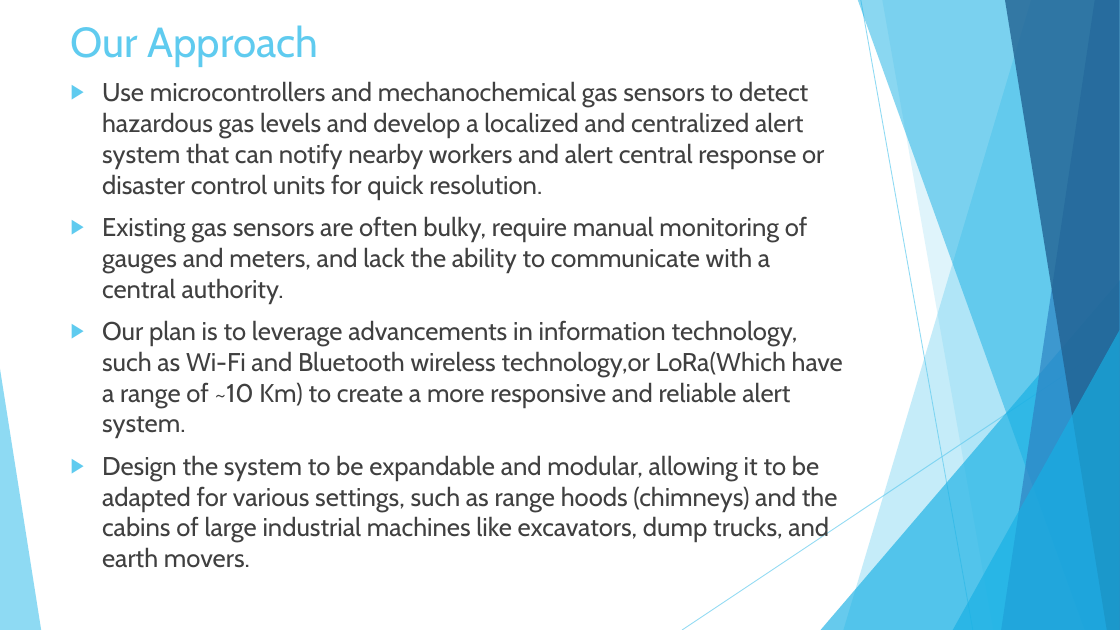
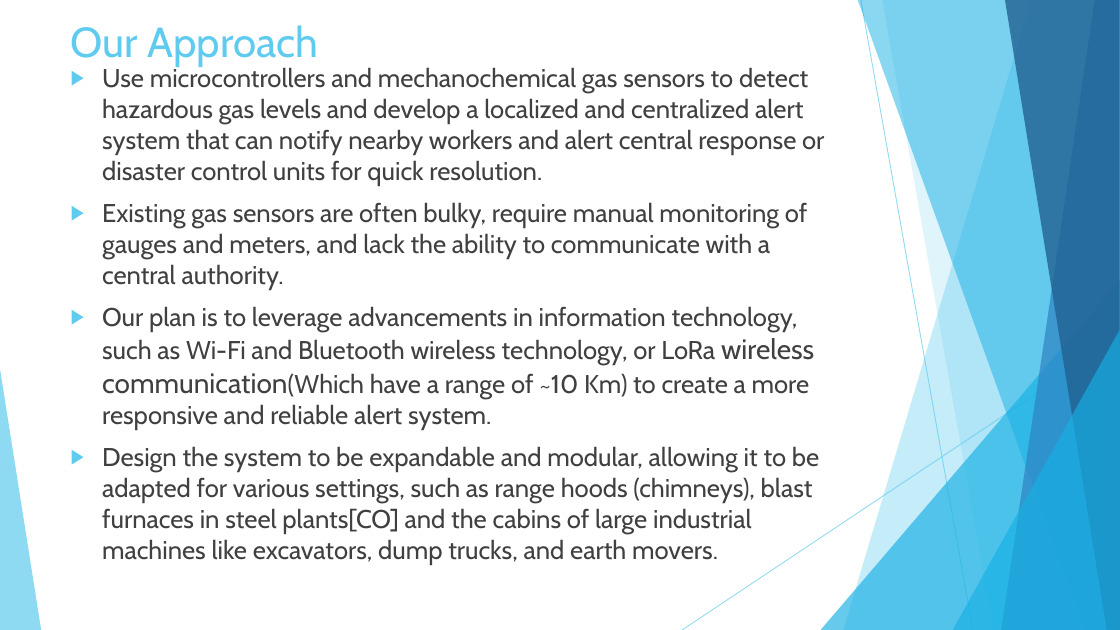
Before and after one commit to neeraj-r-rugi/Gas-Detector-using-MQ-2, a slide deck: slide 7 of Hazardous Gas Detection and Alarm System (GDAS).pptx. Drawn at 1120x630 pixels with LibreOffice and Linux fonts; fonts in the diff are those of the drawing. Boxes give left, top, right and bottom in pixels: in the first picture for what was removed or moved away, otherwise in the second. Text is boxed around its words. In the diff, an @@ line names an element or a change of style, - is before the commit and + after.

Commit message:
Updated pptx

```diff
--- a/Hazardous Gas Detection and Alarm System (GDAS).pptx
+++ b/Hazardous Gas Detection and Alarm System (GDAS).pptx
@@ text "Use microcontrollers and mechanochemical gas ...": place and size @@
-text "Use microcontrollers and mechanochemical gas ..." at box(102, 81, 843, 568)
+text "Use microcontrollers and mechanochemical gas ..." at box(102, 66, 824, 565)
@@ text at box(102, 306, 819, 565): text changed @@
-▶ Our plan is to leverage advancements in information technology, such as Wi-Fi and Bluetooth wireless technology,or LoRa(Which have a range of ~10 Km) to create a more responsive and reliable alert system.
-▶ Design the system to be expandable and modular, allowing it to be adapted for various settings, such as range hoods (chimneys) and the cabins of large industrial machines like excavators, dump trucks, and earth movers.
+▶ Our plan is to leverage advancements in information technology, such as Wi-Fi and Bluetooth wireless technology, or LoRa wireless communication(Which have a range of ~10 Km) to create a more responsive and reliable alert system.
+▶ Design the system to be expandable and modular, allowing it to be adapted for various settings, such as range hoods (chimneys), blast furnaces in steel plants[CO] and the cabins of large industrial machines like excavators, dump trucks, and earth movers.
```
Also in this commit, not shown: 3 other slides changed, 3 other files.
